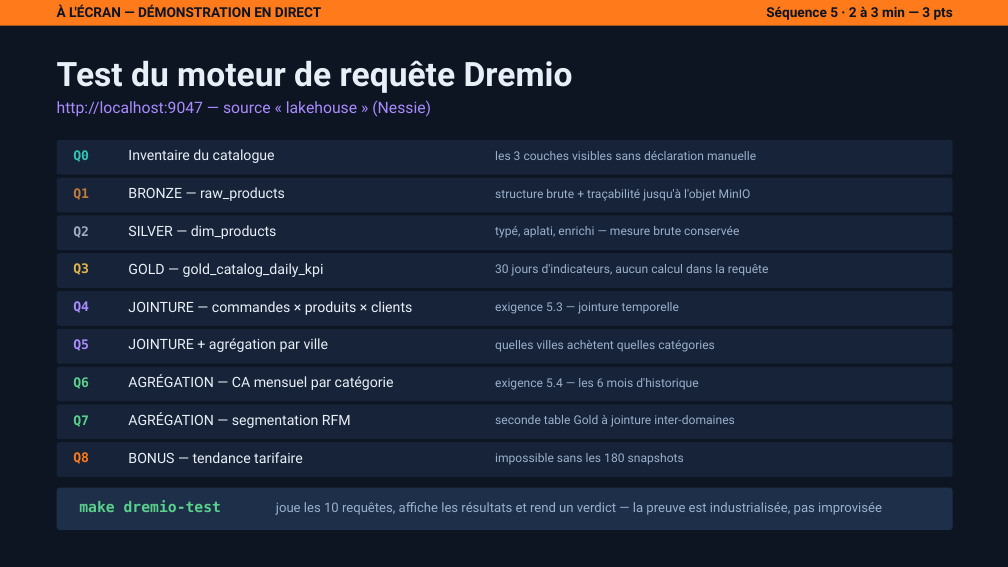
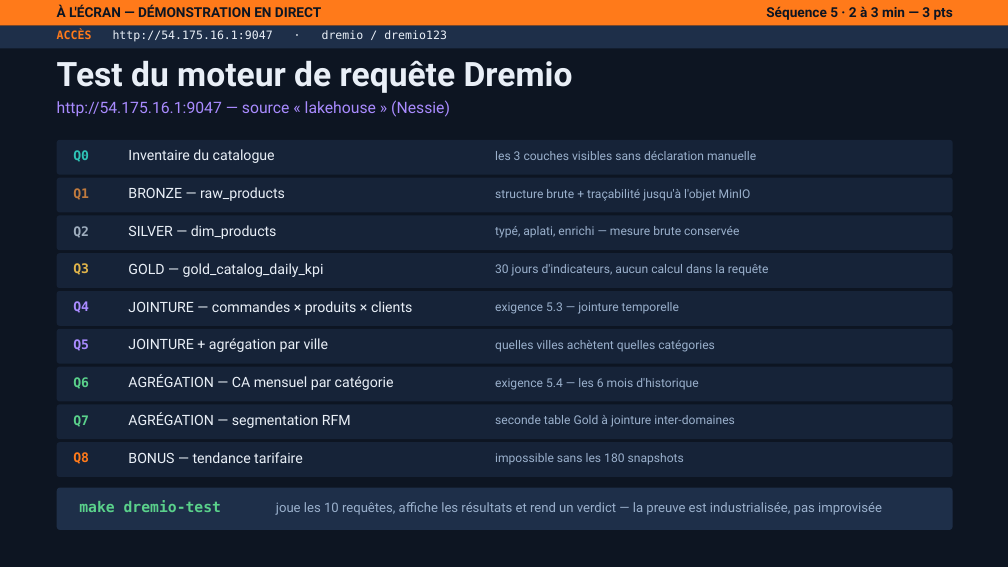
Before and after one commit to makabamegane-eng/dit-lakehouse-nifi-fakestore, a slide deck: slide 15 of slides/soutenance_lakehouse_nifi.pptx (slide 12 before the commit). Drawn at 1008x567 pixels with LibreOffice and Linux fonts; fonts in the diff are those of the drawing. Boxes give left, top, right and bottom in pixels: in the first picture for what was removed or moved away, otherwise in the second. Text is boxed around its words. In the diff, an @@ line names an element or a change of style, - is before the commit and + after.

```diff
--- a/slides/soutenance_lakehouse_nifi.pptx
+++ b/slides/soutenance_lakehouse_nifi.pptx
@@ rectangle added at (0, 26, 1008, 48), fill #1E2F49 @@
@@ text added at (57, 30, 447, 42), 11 pt, text #E9EFF7 @@
+ACCÈS http://54.175.16.1:9047 · dremio / dremio123
@@ text at (57, 100, 450, 117): text changed @@
-http://localhost:9047 — source « lakehouse » (Nessie)
+http://54.175.16.1:9047 — source « lakehouse » (Nessie)
```
Also in this commit, not shown: 4 other slides changed, 7 slides added, 1 slide removed, 12 other files.
